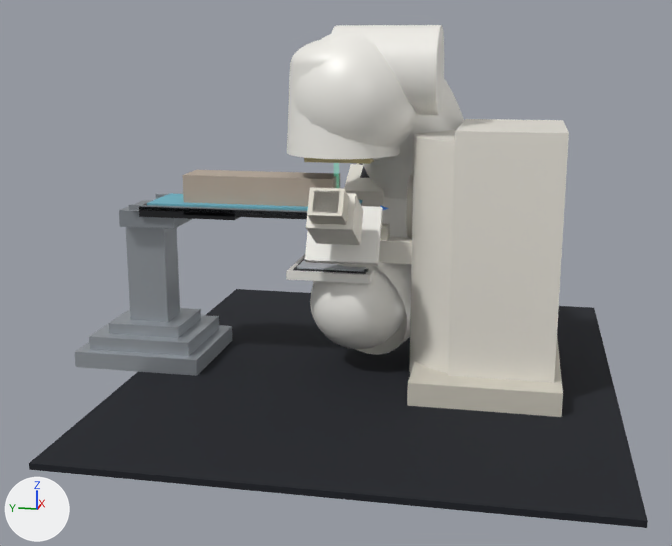
What one commit did to the glTF model assets/truebeam/truebeam.glb.
One viewpoint serves both versions: a 50 mm lens placed at (-6.5, -1.3, 1.13), pointed at (-0.12, -0.02, -0.46). Every picture has the same lights, and +X, +Y and +Z are marked at lower left. The first picture is the older version. Where no turn or scale is listed for an object, it has been applied to the vertices. Vertices at exactly the same position are counted once.

The older version as bpy lines, for what is in view:
```python
me_mesh_6 = bpy.data.meshes.new('Mesh_6')
me_mesh_6.from_pydata(...)  # 1944 vertices, 3840 faces; spans x -0.22..1.24, y -0.96..0.22, z -1.14..1.22
me_mesh_6.materials.append(mat_material_4)  # white #f4f2ec
me_mesh_61 = bpy.data.meshes.new('Mesh_61')
me_mesh_61.from_pydata(...)  # a box spanning x -0.3..0.3, y -0.3..0.3, z -0.03..0.03
me_mesh_61.materials.append(mat_material_4)  # white #f4f2ec
me_mesh_7 = bpy.data.meshes.new('Mesh_7')
me_mesh_7.from_pydata(...)  # 414 vertices, 748 faces; spans x -0.46..0.46, y -0.455..0.455, z -0.46..0.46
me_mesh_7.materials.append(mat_material_4)  # white #f4f2ec
me_mesh_8 = bpy.data.meshes.new('Mesh_8')
me_mesh_8.from_pydata(...)  # 336 vertices, 600 faces; spans x -0.36..0.36, y -0.36..0.36, z -0.36..0.36
me_mesh_8.materials.append(mat_material_4)  # white #f4f2ec
ob_gantry_c_body = bpy.data.objects.new('Gantry_C_Body', me_mesh_6)
ob_gantry_c_body.location = (0.0, 0.0, 0.0)
ob_gantry_shoulder_epid = bpy.data.objects.new('Gantry_Shoulder_EPID', me_mesh_8)
ob_gantry_shoulder_epid.location = (0.04, -0.16, -0.7)
ob_gantry_shoulder_head = bpy.data.objects.new('Gantry_Shoulder_Head', me_mesh_7)
ob_gantry_shoulder_head.location = (0.0, -0.14, 0.78)
ob_mv_panel_housing = bpy.data.objects.new('MV_Panel_Housing', me_mesh_61)
ob_mv_panel_housing.location = (0.0, 0.0, -0.45)
# also in view: 'Head_Neck' at (0.0, -0.36, 0.96); 'Couch_Pad' at (0.0, 0.6, 0.01); 'Head_Housing' at (0.0, -0.05, 0.7); 'Floor' at (0.0, -0.3, -1.22); 'Patient_Phantom' at (0.0, 0.55, 0.12)
```
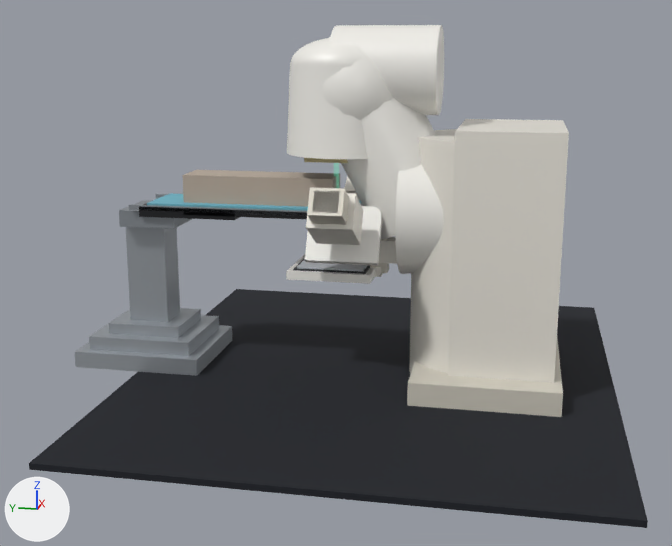
The change, as a diff of the scene's bpy script:
```diff
--- a/assets/truebeam/truebeam.glb.py
+++ b/assets/truebeam/truebeam.glb.py
@@ me_mesh_7 @@
 # used by ob_gantry_shoulder_head; location = (0.0, -0.14, 0.78)
-me_mesh_7.from_pydata(...)  # 414 vertices, 748 faces; spans x -0.46..0.46, y -0.455..0.455, z -0.46..0.46
+me_mesh_7.from_pydata(...)  # 414 vertices, 748 faces; spans x -0.4..0.4, y -0.396..0.396, z -0.4..0.4
+# me_mesh_7 part 1: the whole mesh is scaled about its middle by 0.87
 me_mesh_7.materials.append(mat_material_4)
@@ me_mesh_8_1 @@
+me_mesh_8_1.from_pydata(...)  # 84 vertices, 160 faces; spans x -0.46..0.46, y -0.25..0.25, z -0.46..0.46
+me_mesh_8_1.materials.append(mat_material_4)  # white #f4f2ec
@@ me_mesh_6_1 @@
+me_mesh_6_1.from_pydata(...)  # 1176 vertices, 2304 faces; spans x -0.34..0.34, y -0.924..0.174, z -0.212..1.031
+me_mesh_6_1.materials.append(mat_material_4)  # white #f4f2ec
@@ ob_gantry_c_body @@
-ob_gantry_c_body = bpy.data.objects.new('Gantry_C_Body', me_mesh_6)
-ob_gantry_c_body.location = (0.0, 0.0, 0.0)
@@ ob_gantry_shoulder_head @@
 ob_gantry_shoulder_head = bpy.data.objects.new('Gantry_Shoulder_Head', me_mesh_7)
-ob_gantry_shoulder_head.location = (0.0, -0.14, 0.78)
+ob_gantry_shoulder_head.location = (0.0, -0.12, 0.82)
@@ ob_gantry_shoulder_epid @@
-ob_gantry_shoulder_epid = bpy.data.objects.new('Gantry_Shoulder_EPID', me_mesh_8)
-ob_gantry_shoulder_epid.location = (0.04, -0.16, -0.7)
@@ ob_gantry_hub @@
+ob_gantry_hub = bpy.data.objects.new('Gantry_Hub', me_mesh_8_1)
+ob_gantry_hub.location = (0.0, -0.74, 0.0)
@@ ob_gantry_arm @@
+ob_gantry_arm = bpy.data.objects.new('Gantry_Arm', me_mesh_6_1)
+ob_gantry_arm.location = (0.0, 0.0, 0.0)
```

What differs and where, as boxes (x1, y1, x2, y2) in the pictures (672 x 546 px):
'Gantry_Shoulder_Head', moved, rescaled: before (291, 33, 418, 160); after (322, 37, 392, 120)
'Gantry_Arm', added: after (341, 97, 435, 240)
'Gantry_Shoulder_EPID', deleted: before (310, 264, 406, 349)
'Gantry_C_Body', deleted: before (313, 79, 464, 355)
'Gantry_Hub', added: after (395, 164, 444, 274)
